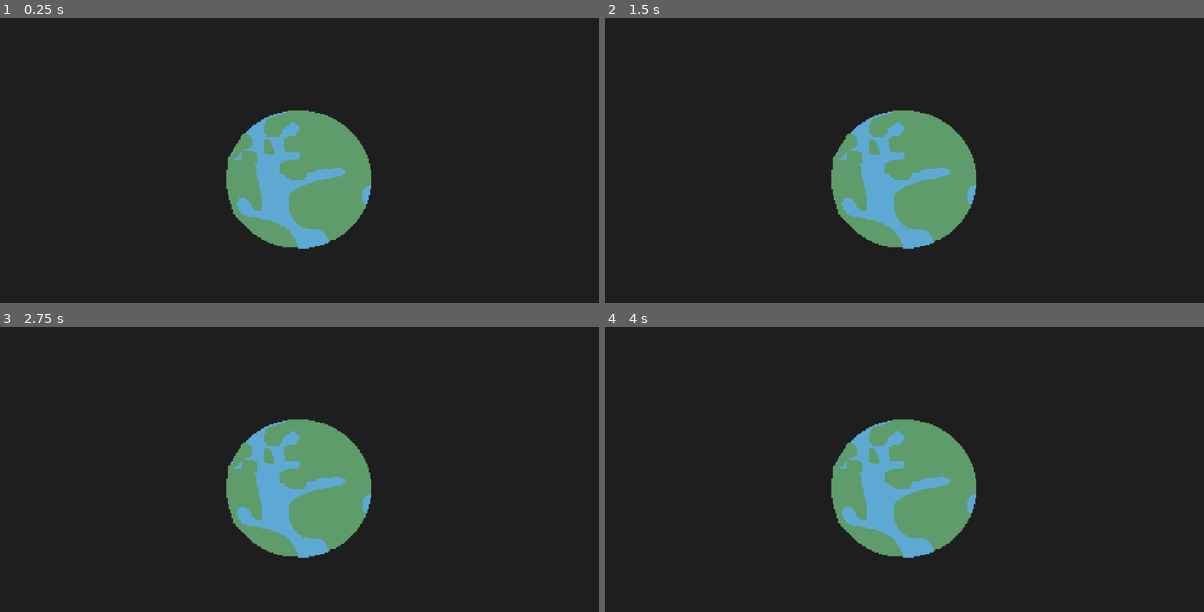
Above: before the commit, frames 1-4 (two rows, left to right).
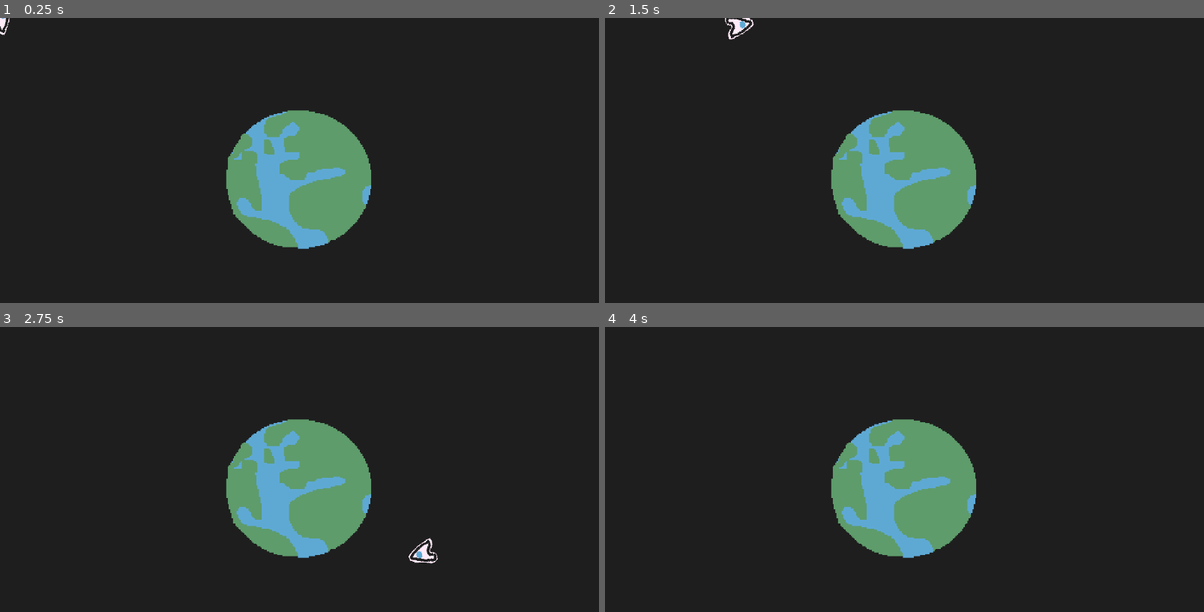
Above: after the commit, the same moments.

Repository: nusima-59487/stellar
Game: Godot game, scene res://game.tscn
Two runs of this game, one before a commit and one after it. Both use one fixed random seed, a clock stepped at 60 frames per second and the inputs below. Before the commit the project has no main scene; this scene is started directly in both runs.
Inputs (mouse positions are in pixels of both pictures, inside the frame that each line leads up to):
- Up to frame 1 (0.25 s): no input
- Up to frame 2 (1.5 s): tap Enter at 0.5 s; move the mouse to (1036, 169) at 0.52 s; hold Right (ui_right) 0.53-1.28 s; move the mouse to (784, 203) at 1.27 s; hold Down (ui_down) from 1.28 s (still down)
- Up to frame 3 (2.75 s): move the mouse to (359, 421) at 2.02 s; release Down (ui_down) at 2.03 s; hold Right (ui_right) from 2.03 s (still down)
- Up to frame 4 (4 s): move the mouse to (874, 563) at 2.77 s; release Right (ui_right) at 2.78 s; hold Up (ui_up) 2.78-3.53 s; tap Space at 3.5 s; move the mouse to (1084, 546) at 3.52 s; hold Left (ui_left) from 3.53 s (still down)

The runs differ from the first frame. In frame 1, less than 0.1% of the frame differs, in the area x 0-2%, y 0-7%; in frame 2, 0.2%; in frame 3, 0.2%, in the area x 68-74%, y 73-84%; in frame 4, nothing differs.

Commit message:
added player movement

Diff:
--- a/game.tscn
+++ b/game.tscn
@@ -1,6 +1,7 @@
 [gd_scene format=3 uid="uid://ghwgwws3dhcp"]
 
 [ext_resource type="Texture2D" uid="uid://b588aj3hjqlq0" path="res://earth.png" id="1_80nbo"]
+[ext_resource type="PackedScene" uid="uid://bealsgd5r5mfq" path="res://player.tscn" id="2_e2o6t"]
 
 [node name="Node2D" type="Node2D" unique_id=1828940856]
 
@@ -8,3 +9,5 @@
 position = Vector2(576, 312.00003)
 scale = Vector2(2.515625, 2.4424963)
 texture = ExtResource("1_80nbo")
+
+[node name="CharacterBody2D" parent="." unique_id=921207560 instance=ExtResource("2_e2o6t")]
--- /dev/null
+++ b/movement.gd
@@ -0,0 +1,25 @@
+extends CharacterBody2D
+
+
+const SPEED = 10.0
+
+
+func _physics_process(delta: float) -> void:
+
+
+	# Get the input direction and handle the movement/deceleration.
+	# As good practice, you should replace UI actions with custom gameplay actions.
+	var direction_x := Input.get_axis("ui_left", "ui_right")
+	var direction_y := Input.get_axis("ui_up", "ui_down")
+	if direction_x:
+		velocity.x += direction_x * SPEED
+	else:
+		velocity.x = move_toward(velocity.x, 0, SPEED/3)
+	if direction_y:
+		velocity.y += direction_y * SPEED
+	else:
+		velocity.y = move_toward(velocity.y, 0, SPEED/3)
+
+	look_at(get_global_mouse_position())
+
+	move_and_slide()
--- /dev/null
+++ b/player.tscn
@@ -0,0 +1,31 @@
+[gd_scene format=3 uid="uid://bealsgd5r5mfq"]
+
+[ext_resource type="Script" uid="uid://c4lcd5dm0rrbi" path="res://movement.gd" id="1_onrkg"]
+[ext_resource type="Texture2D" uid="uid://df6s4hhjaj883" path="res://New Piskel (1).png" id="2_i3pqv"]
+
+[sub_resource type="SpriteFrames" id="SpriteFrames_hqtel"]
+animations = [{
+"frames": [{
+"duration": 1.0,
+"texture": ExtResource("2_i3pqv")
+}],
+"loop": true,
+"name": &"default",
+"speed": 5.0
+}, {
+"frames": [],
+"loop": true,
+"name": &"new_animation",
+"speed": 5.0
+}]
+
+[sub_resource type="RectangleShape2D" id="RectangleShape2D_onrkg"]
+
+[node name="CharacterBody2D" type="CharacterBody2D" unique_id=921207560]
+script = ExtResource("1_onrkg")
+
+[node name="AnimatedSprite2D" type="AnimatedSprite2D" parent="." unique_id=65228004]
+sprite_frames = SubResource("SpriteFrames_hqtel")
+
+[node name="CollisionShape2D" type="CollisionShape2D" parent="." unique_id=110113435]
+shape = SubResource("RectangleShape2D_onrkg")
--- a/project.godot
+++ b/project.godot
@@ -15,6 +15,7 @@
 [application]
 
 config/name="cascade"
+run/main_scene="uid://ghwgwws3dhcp"
 config/features=PackedStringArray("4.6", "Forward Plus")
 config/icon="res://icon.svg"
 
Not shown, added: movement.gd.uid
